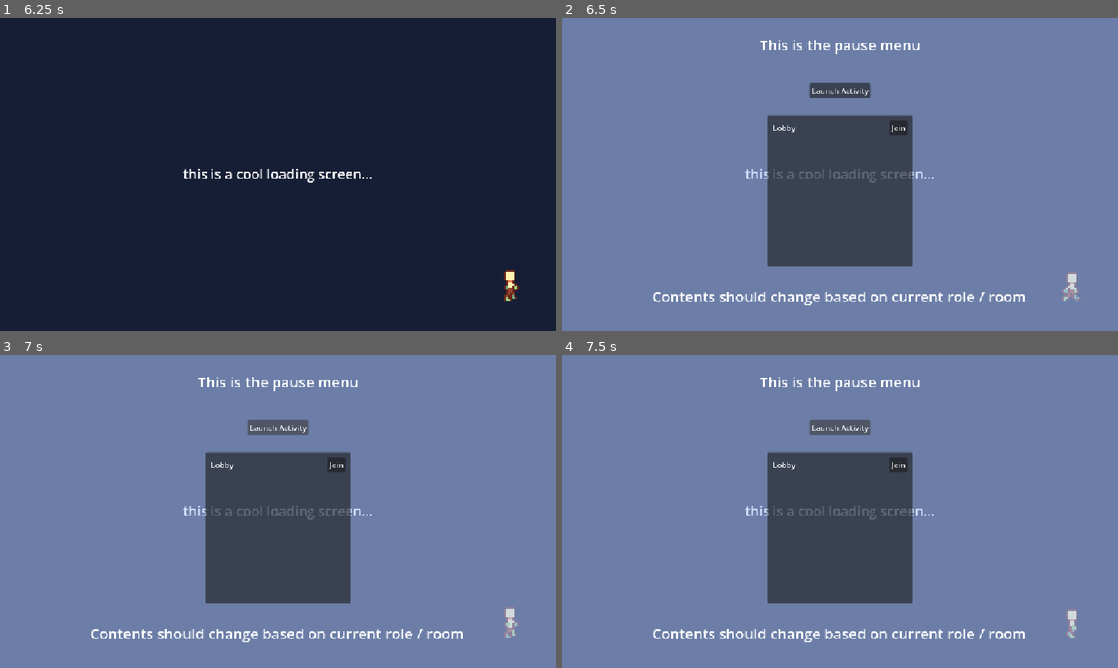
Above: before the commit, frames 1-4 (two rows, left to right).
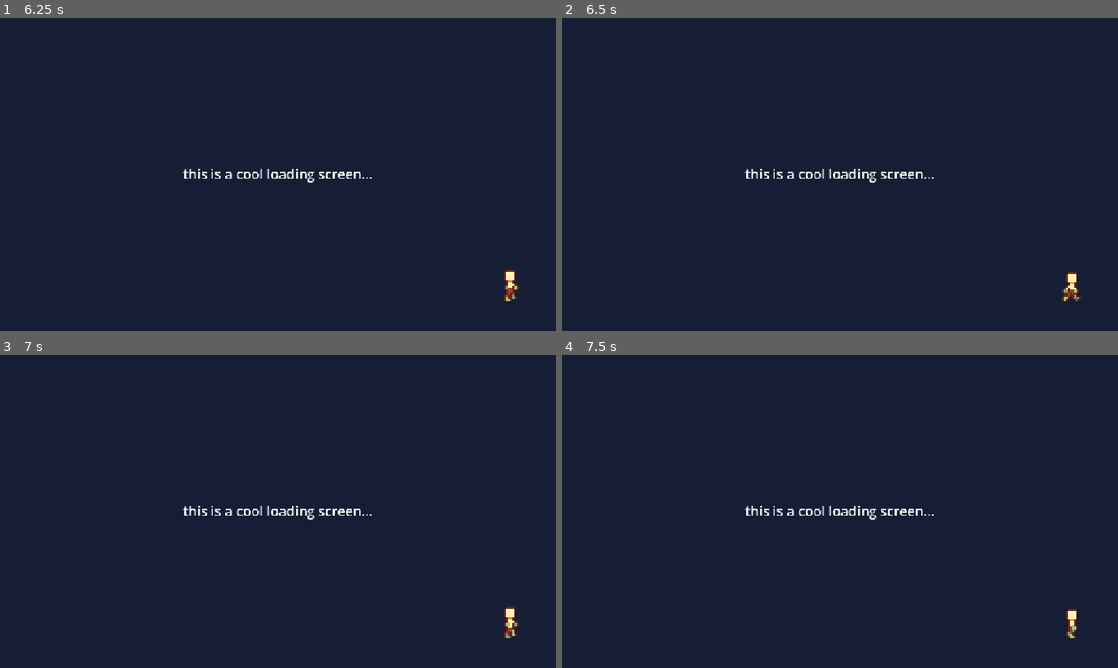
Above: after the commit, the same moments.

Repository: Syvxn/AiMO-Project
Game: Godot game, scene res://main.tscn
Same seed, same stepped clock (60 frames per second), same inputs: the game is played once before the commit and once after it.
Inputs (mouse positions are in pixels of both pictures, inside the frame that each line leads up to):
- Up to frame 1 (6.25 s): click "client" at 0.5 s; click (278, 133) at 1.27 s; type "Alex" at 1.35 s; click "Teacher" at 2 s
- Up to frame 2 (6.5 s): tap Escape (ui_cancel) at 6.4 s
- Up to frame 3 (7 s): click (278, 426) at 6.5 s, where only the run before the commit has a clickable "Launch Activity"
- Up to frame 4 (7.5 s): click (840, 426) at 7.25 s, where only the run before the commit has a clickable "Launch Activity"

Frame 1 is identical in both runs. In frame 2, 100% of the frame differs, in the area x 0-100%, y 0-100%; in frame 3, 100%; in frame 4, 100%.
Error before the commit: Assertion failed: spawn requested by server somehow what the hell (res://main.gd:25)
Error after the commit: Assertion failed: spawn requested by server somehow what the hell (res://main.gd:42)

Commit message:
7.4: moved pause menu input to main.gd, where we can also close chat window

Diff:
--- a/main.gd
+++ b/main.gd
@@ -17,6 +17,23 @@
 		NetworkHandler.start_client()
 	else:
 		$DebugMenu.show_sub_menu("SERVERCLIENT")
+
+
+func _physics_process(_delta: float) -> void:
+	# boy this is some trash
+	if Input.is_action_just_pressed("ui_cancel"):
+		if $LoadingScreen.visible:
+			pass
+		elif $DebugMenu.visible:
+			pass
+		elif $ChatScreen.visible:
+			$ChatScreen.hide()
+			SignalBus.chat_closed.emit()
+		elif $PauseMenu.visible:
+			$PauseMenu.hide()
+		else:
+			$PauseMenu.update_room_list()
+			$PauseMenu.show()
 
 
 
--- a/player/player.gd
+++ b/player/player.gd
@@ -4,12 +4,15 @@
 var walk_speed := 100
 var push_force := 70
 var current_stand_animation := "stand_down"
+var controllable := true
 
 @onready var body_sprite = $BodySprite
 @onready var input_handler = $InputHandler
 
 
 func _ready() -> void:
+	SignalBus.chat_opened.connect(lock_controls)
+	SignalBus.chat_closed.connect(release_controls)
 	apply_visuals()
 	$InputHandler.set_multiplayer_authority(int(name))
 	$Camera2D.set_multiplayer_authority(int(name))
@@ -58,3 +61,9 @@
 func apply_visuals():
 	if username == "Lasse":
 		$BodySprite.sprite_frames = load("res://textures/sprite_frames/chell_var1.tres")
+
+
+func lock_controls():
+	controllable = false
+func release_controls():
+	controllable = true
--- a/player/player.tscn
+++ b/player/player.tscn
@@ -18,6 +18,8 @@
 func _physics_process(_delta: float) -> void:
 	# inputs are only processed for the client's player instance
 	if not is_multiplayer_authority():
+		return
+	if not get_parent().controllable:
 		return
 
 	walk_direction = Input.get_vector(\"move_left\", \"move_right\", \"move_up\", \"move_down\")
--- a/ui/menus/pause_menu.gd
+++ b/ui/menus/pause_menu.gd
@@ -8,14 +8,6 @@
 func _ready() -> void:
 	hide()
 	update_room_list()
-
-func _physics_process(_delta: float) -> void:
-	if Input.is_action_just_pressed("ui_cancel"):
-		if visible:
-			hide()
-		else:
-			update_room_list()
-			show()
 
 
 @rpc
